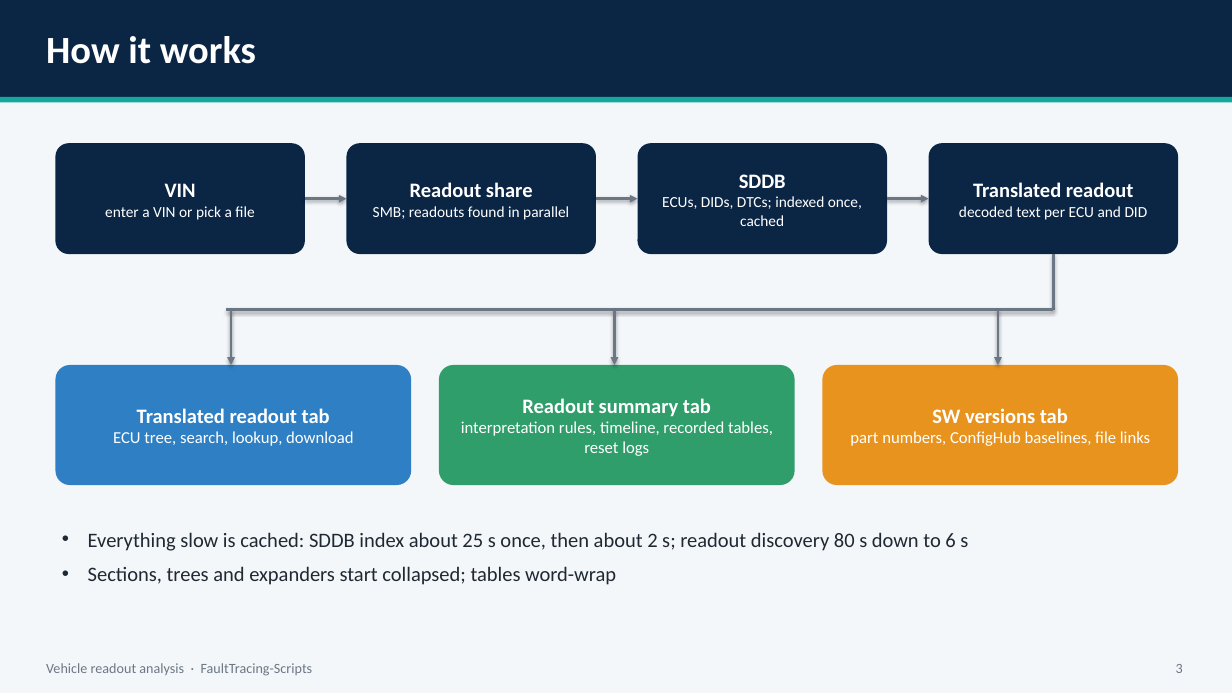
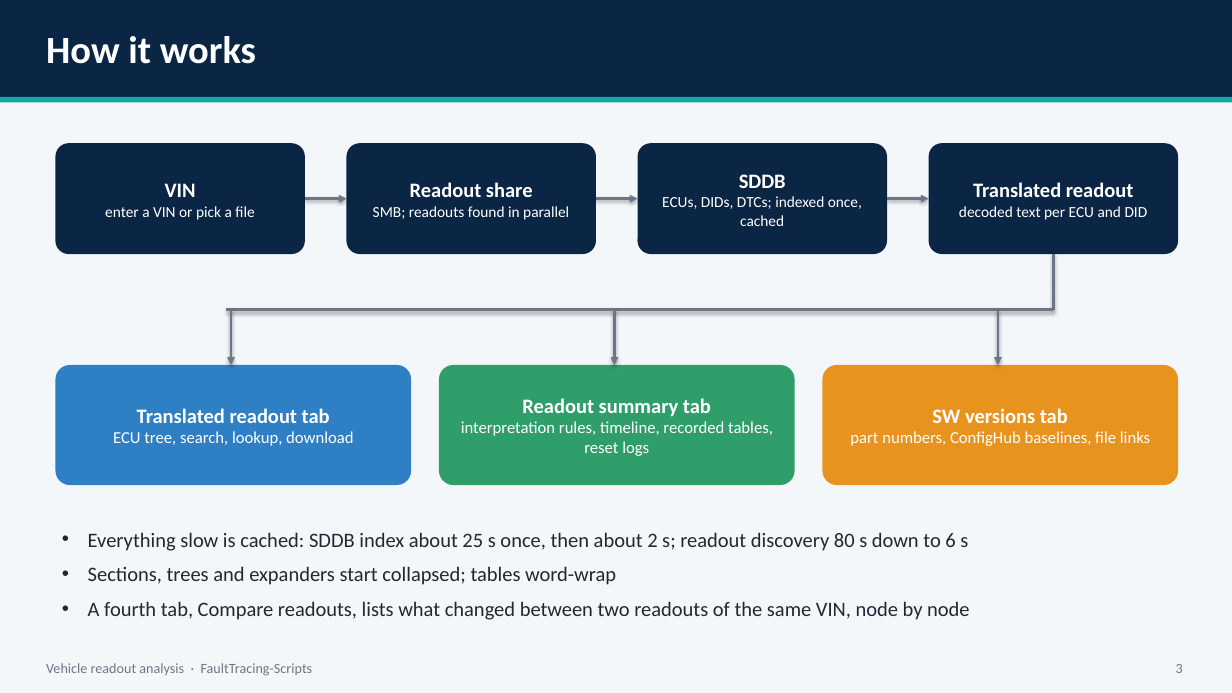
Before and after one commit to vkumar-vcc/FaultTracing-Scripts, a slide deck: slide 3 of docs/Decoder_Tool_Presentation.pptx. Drawn at 1232x693 pixels with LibreOffice and Linux fonts; fonts in the diff are those of the drawing. Boxes give left, top, right and bottom in pixels: in the first picture for what was removed or moved away, otherwise in the second. Text is boxed around its words. In the diff, an @@ line names an element or a change of style, - is before the commit and + after.

```diff
--- a/docs/Decoder_Tool_Presentation.pptx
+++ b/docs/Decoder_Tool_Presentation.pptx
@@ text at <box>88,601,969,620</box>: paragraph added @@
+• A fourth tab, Compare readouts, lists what changed between two readouts of the same VIN, node by node
```
Also in this commit, not shown: 1 other slide changed, 19 other files.
